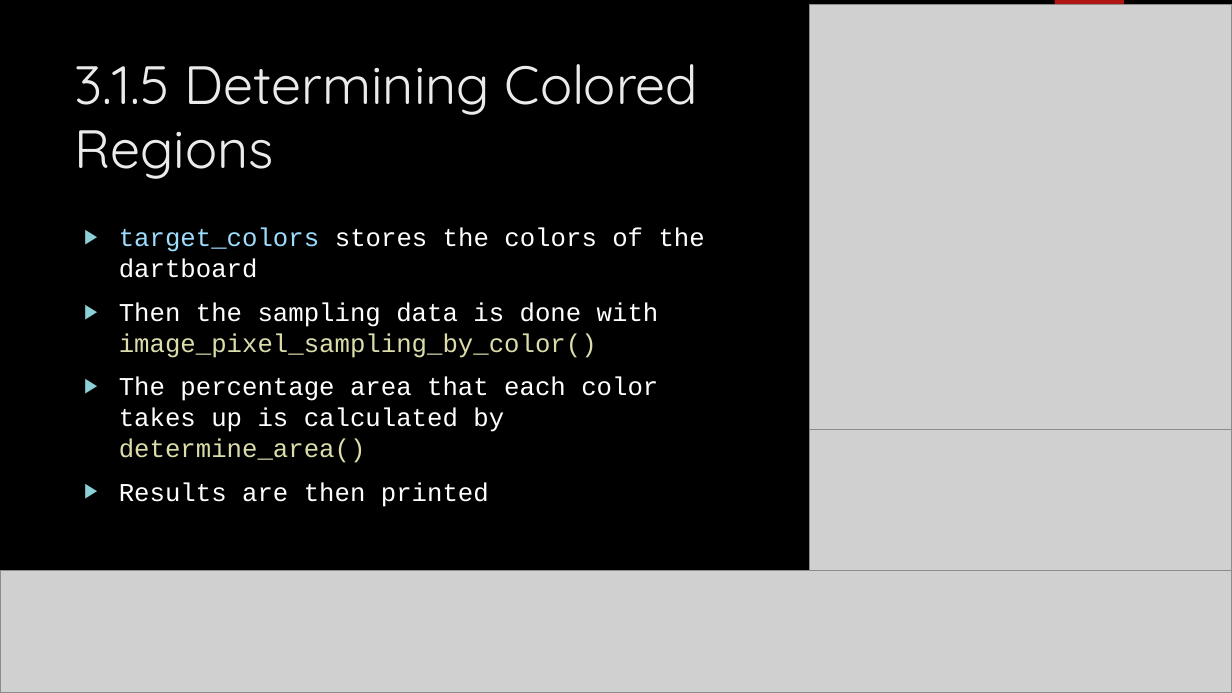
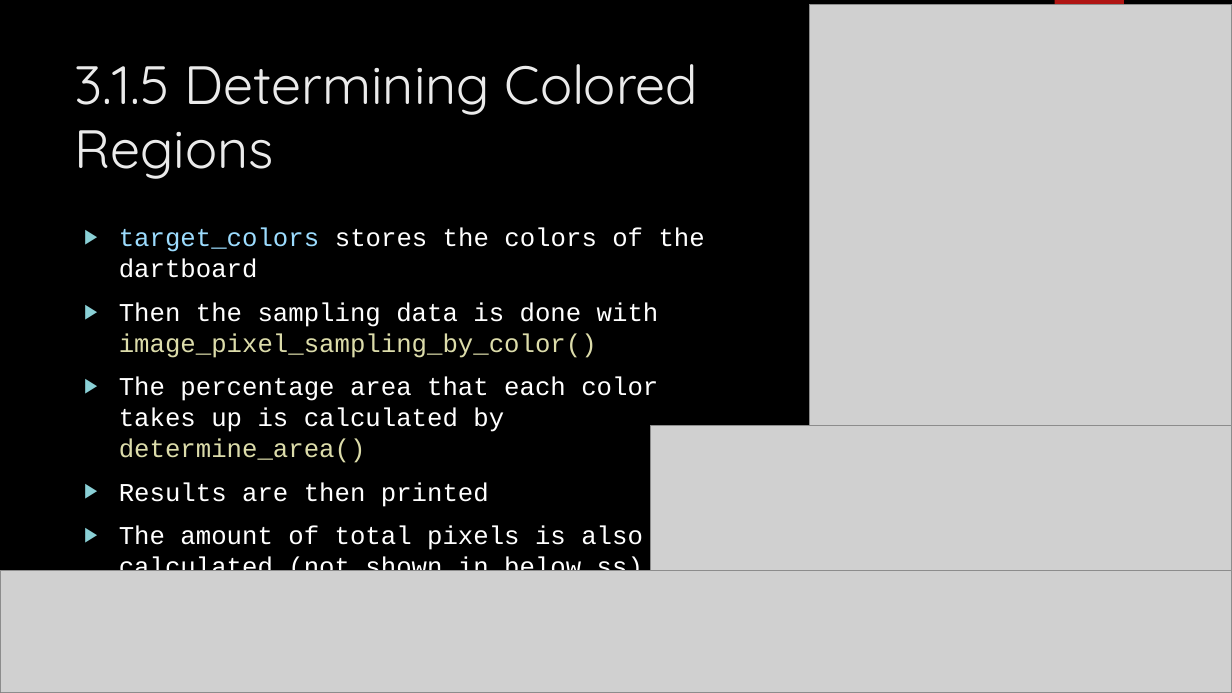
Before and after one commit to Henery1618/Year-9-Mathematics-Investigation-2---Sampling-and-Distributions, a slide deck: slide 25 of Y9 INV 2 – Sampling & Distribution.pptx. Drawn at 1232x693 pixels with LibreOffice and Linux fonts; fonts in the diff are those of the drawing; grey boxes stand for pictures; background and template pictures are left out. Boxes give left, top, right and bottom in pixels: in the first picture for what was removed or moved away, otherwise in the second. Text is boxed around its words. In the diff, an @@ line names an element or a change of style, - is before the commit and + after.

```diff
--- a/Y9 INV 2 – Sampling & Distribution.pptx
+++ b/Y9 INV 2 – Sampling & Distribution.pptx
@@ picture resized from (x1=810, y1=429, x2=1232, y2=570) to (x1=651, y1=426, x2=1232, y2=571) @@
@@ text at (x1=119, y1=525, x2=643, y2=571): paragraph added @@
+▶ The amount of total pixels is also calculated (not shown in below ss)
```
Also in this commit, not shown: 1 other slide changed, 1 other file.
